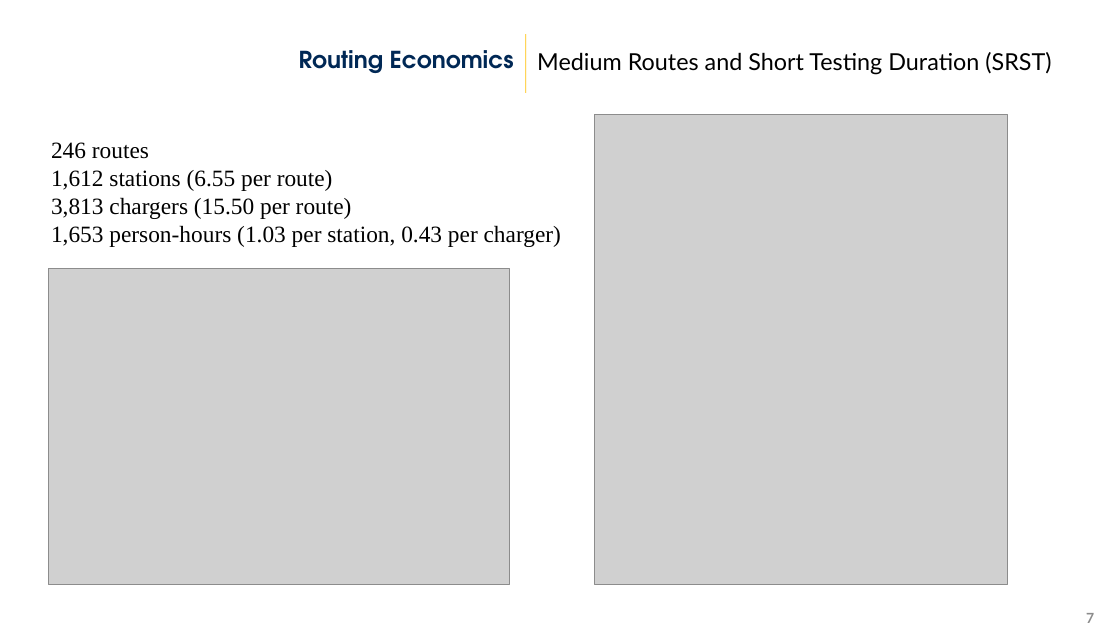
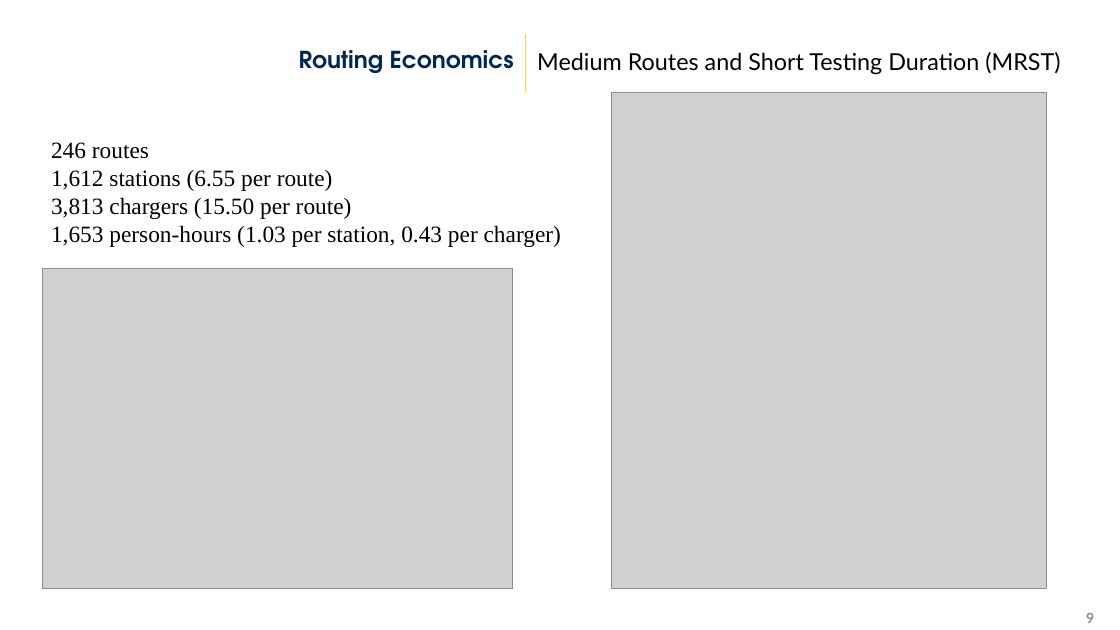
Before and after one commit to airabino/electric_vrp, a slide deck: slide 9 of 02_07_24.pptx (slide 7 before the commit). Drawn at 1120x630 pixels with LibreOffice and Linux fonts; fonts in the diff are those of the drawing; grey boxes stand for pictures; background and template pictures are left out. Boxes give left, top, right and bottom in pixels: in the first picture for what was removed or moved away, otherwise in the second. Text is boxed around its words. In the diff, an @@ line names an element or a change of style, - is before the commit and + after.

```diff
--- a/02_07_24.pptx
+++ b/02_07_24.pptx
@@ text at bbox=[537, 52, 1060, 75]: text changed @@
-Medium Routes and Short Testing Duration (SRST)
+Medium Routes and Short Testing Duration (MRST)
@@ picture: place and size @@
-picture at bbox=[595, 115, 1007, 585]
+picture at bbox=[612, 93, 1047, 589]
@@ picture: place and size @@
-picture at bbox=[49, 269, 510, 585]
+picture at bbox=[43, 268, 513, 588]
@@ page number at bbox=[1086, 613, 1094, 623]: text changed @@
-7
+9
```
Also in this commit, not shown: 6 other slides changed, 14 slides added, 21 other files.
